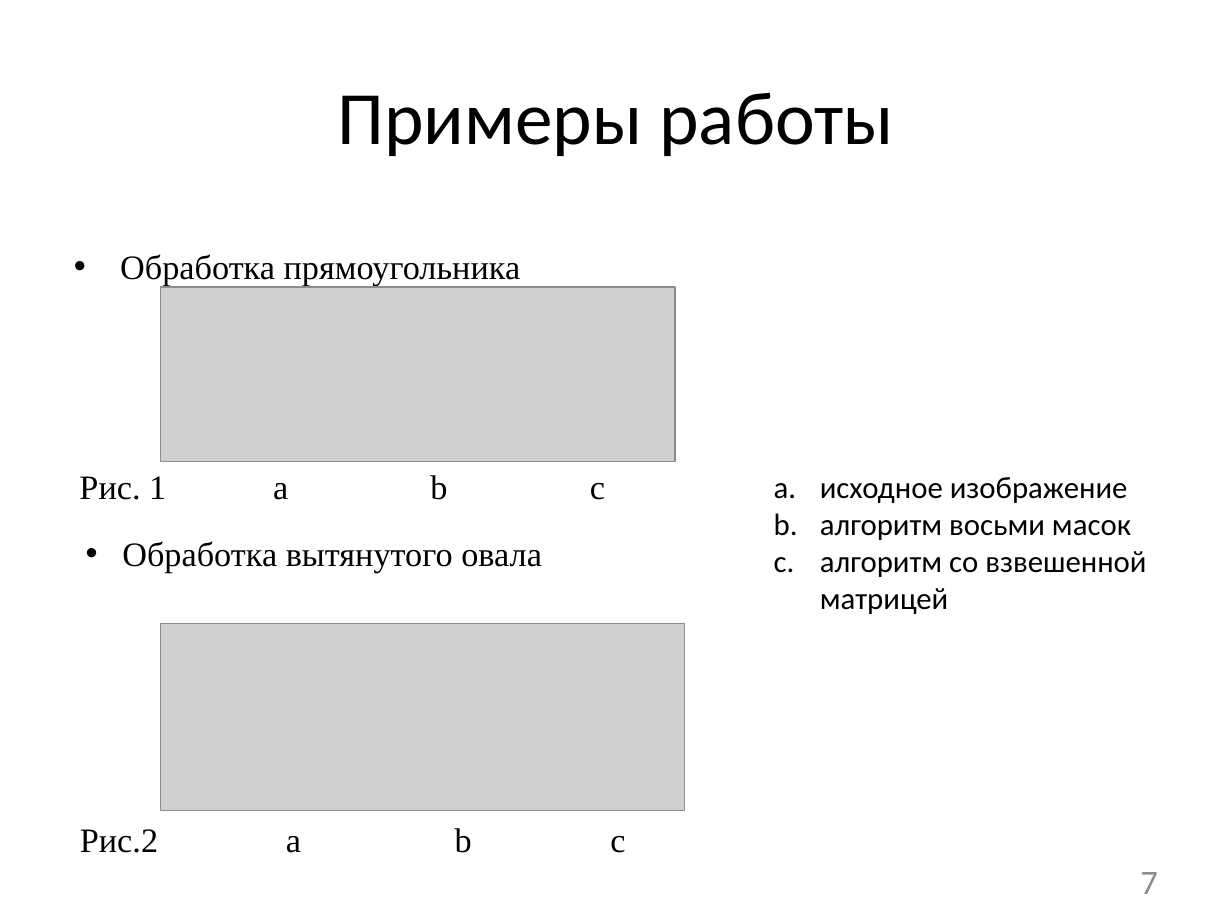
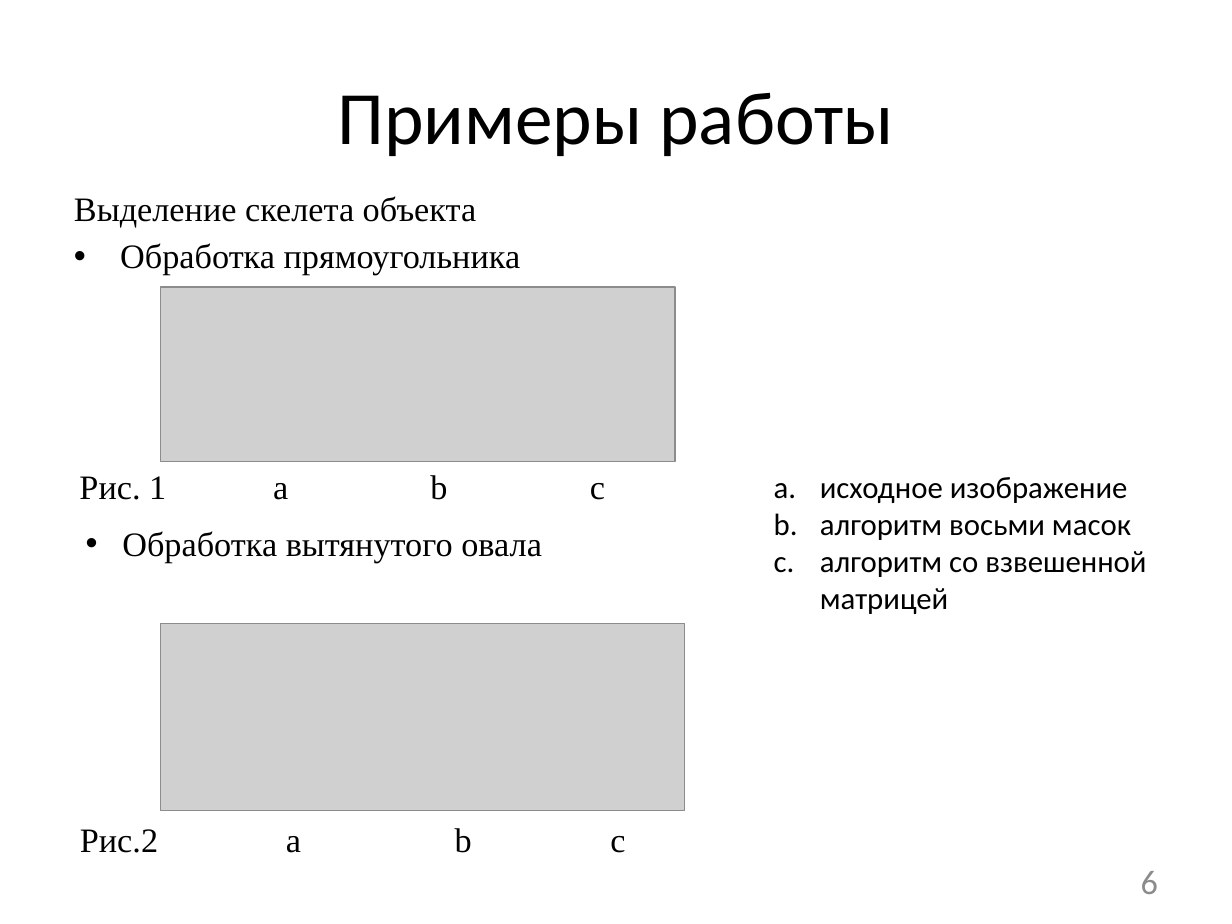
Before and after one commit to NecroArt/Diploma, a slide deck: slide 6 of docs/parts/conference.pptx (slide 7 before the commit). Drawn at 1232x924 pixels with LibreOffice and Linux fonts; fonts in the diff are those of the drawing; grey boxes stand for pictures. Boxes give left, top, right and bottom in pixels: in the first picture for what was removed or moved away, otherwise in the second. Text is boxed around its words. In the diff, an @@ line names an element or a change of style, - is before the commit and + after.

```diff
--- a/docs/parts/conference.pptx
+++ b/docs/parts/conference.pptx
@@ text "Выделение скелета объекта": place and size @@
-text "Выделение скелета объекта" at [120,254,542,573]
+text "Выделение скелета объекта" at [74,196,542,563]
@@ text at [74,196,476,228]: paragraph added @@
+Выделение скелета объекта
@@ page number at [1141,871,1158,894]: text changed @@
-7
+6
```
Also in this commit, not shown: 5 other slides changed, 2 slides added, 1 slide removed, 13 other files.
